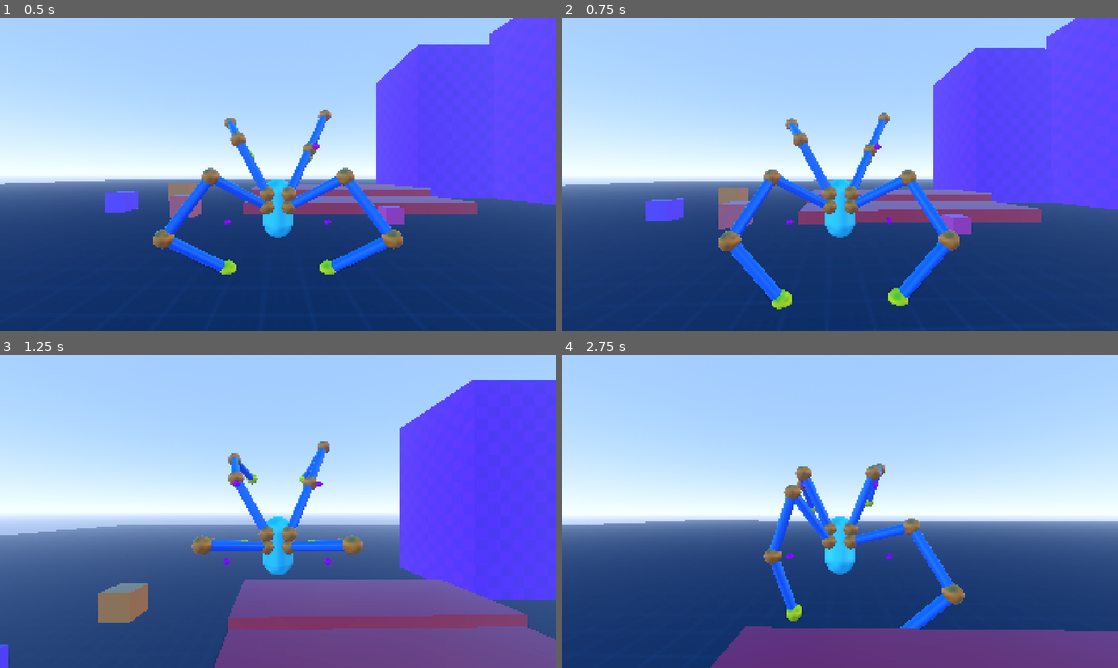
Above: before the commit, frames 1-4 (two rows, left to right).
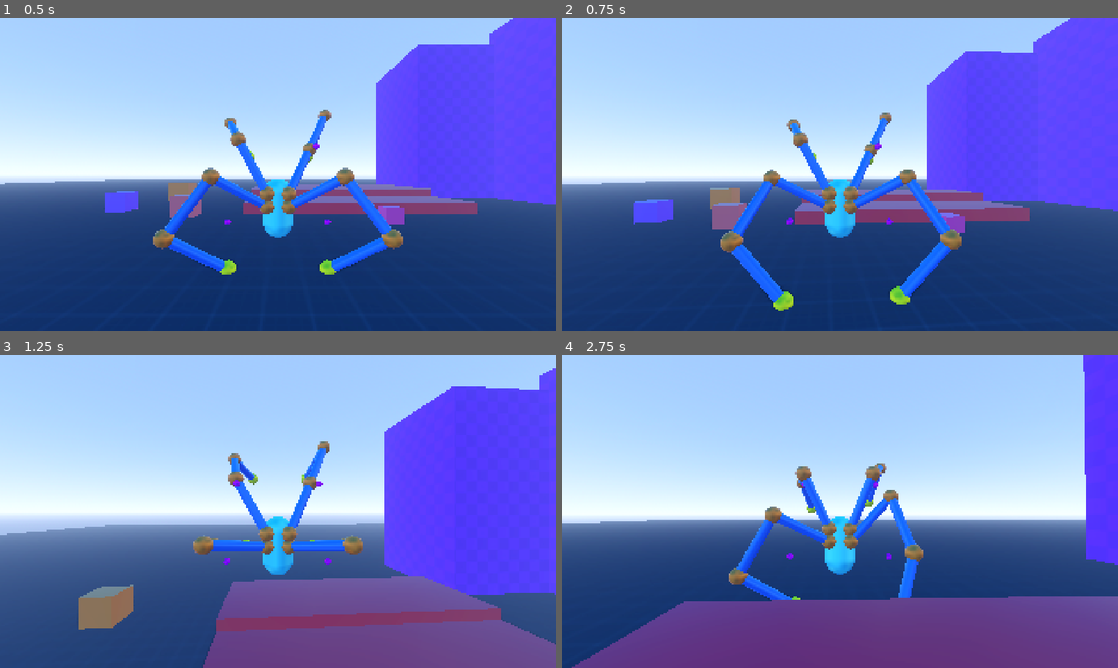
Above: after the commit, the same moments.

Repository: lliamsymonds04/doc-oc
Game: Godot game, scene res://main.tscn
Two runs of this game, one before a commit and one after it. Both use one fixed random seed, a clock stepped at 60 frames per second and the inputs below.
Inputs (mouse positions are in pixels of both pictures, inside the frame that each line leads up to):
- Up to frame 1 (0.5 s): no input
- Up to frame 2 (0.75 s): move the mouse to (867, 174) at 0.52 s; hold W (forward) from 0.53 s (still down)
- Up to frame 3 (1.25 s): keep holding W (forward); tap Space (jump) at 0.77 s
- Up to frame 4 (2.75 s): keep holding W (forward); move the mouse to (812, 511) at 1.27 s; tap Space (jump) at 1.52 s; move the mouse to (851, 505) at 2.02 s

Frame 1 is identical in both runs. In frame 2, 2.9% of the frame differs, in the area x 0-100%, y 0-94%; in frame 3, 5.6%; in frame 4, 19%, in the area x 0-100%, y 0-100%.

Commit message:
feat: player rotates to camera instead of other way around

Diff:
--- a/systems/player/states/grounded_state.gd
+++ b/systems/player/states/grounded_state.gd
@@ -7,7 +7,6 @@
 const TILT_SPEED := 1.0
 const ALIGN_ANGLE := deg_to_rad(1.0)
 const DISALIGN_ANGLE := deg_to_rad(2.0)
-const CAMERA_RETURN_SPEED := 4.0
 
 var grounded_debounce := 0.0
 var is_holding_jump := false
@@ -88,7 +87,15 @@
 			p.rotation.y = p.camera_controller.global_rotation.y
 			p.camera_controller.rotation.y = 0
 		else:
-			p.camera_controller.rotation.y = lerp_angle(p.camera_controller.rotation.y, 0.0, dt * CAMERA_RETURN_SPEED)
+			var target_yaw := p.camera_controller.global_rotation.y
+			var new_yaw := lerp_angle(p.rotation.y, target_yaw, p.turn_speed * dt)
+			var delta := angle_difference(p.rotation.y, new_yaw)
+
+			p.rotation.y = new_yaw
+			# cancel the body's rotation in the camera's local yaw so its
+			# world-space direction stays fixed while the body turns under it
+			p.camera_controller.rotation.y -= delta
+
 			if absf(p.camera_controller.rotation.y) <= ALIGN_ANGLE:
 				is_camera_aligned = true
 	elif absf(p.camera_controller.rotation.y) >= DISALIGN_ANGLE:
